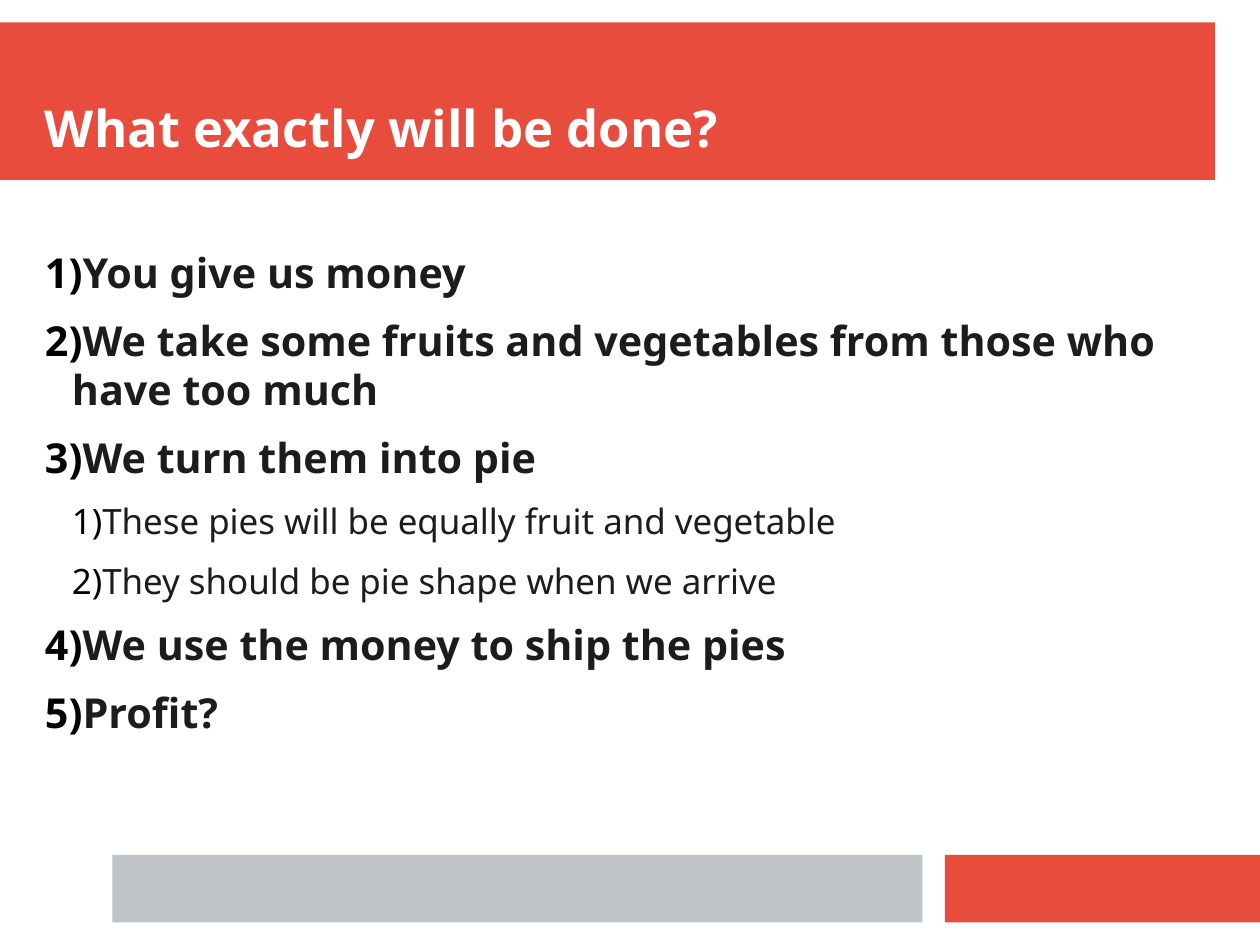
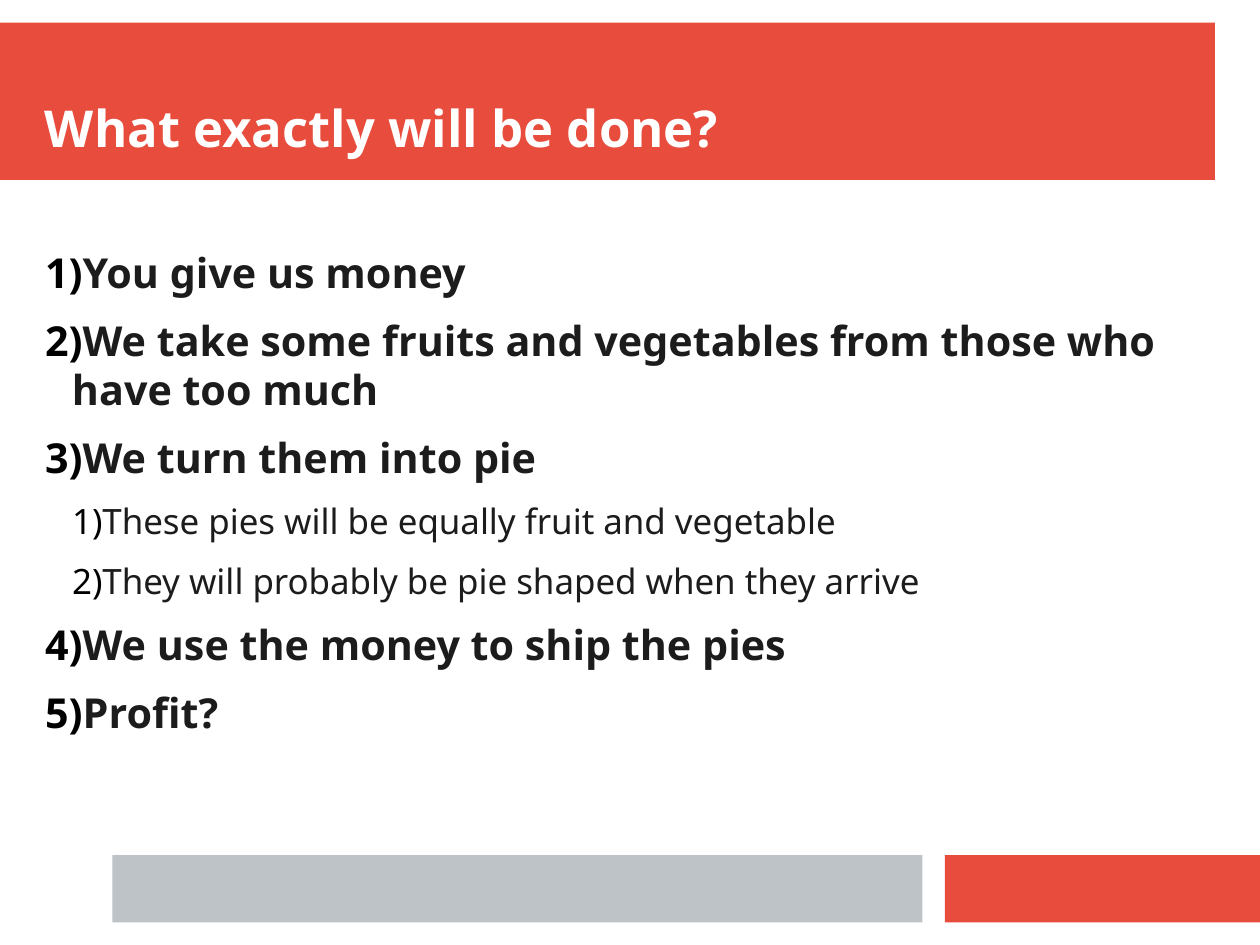
Before and after one commit to Hosler12/CIT228, a slide deck: slide 7 of Project2/Project2.pptx. Drawn at 1260x945 pixels with LibreOffice and Linux fonts; fonts in the diff are those of the drawing. Boxes give left, top, right and bottom in pixels: in the first picture for what was removed or moved away, otherwise in the second. Text is boxed around its words. In the diff, an @@ line names an element or a change of style, - is before the commit and + after.

```diff
--- a/Project2/Project2.pptx
+++ b/Project2/Project2.pptx
@@ text at <box>72,567,920,603</box>: text changed @@
-  2) They should be pie shape when we arrive
+  2) They will probably be pie shaped when they arrive
```
Also in this commit, not shown: 2 other slides changed.
